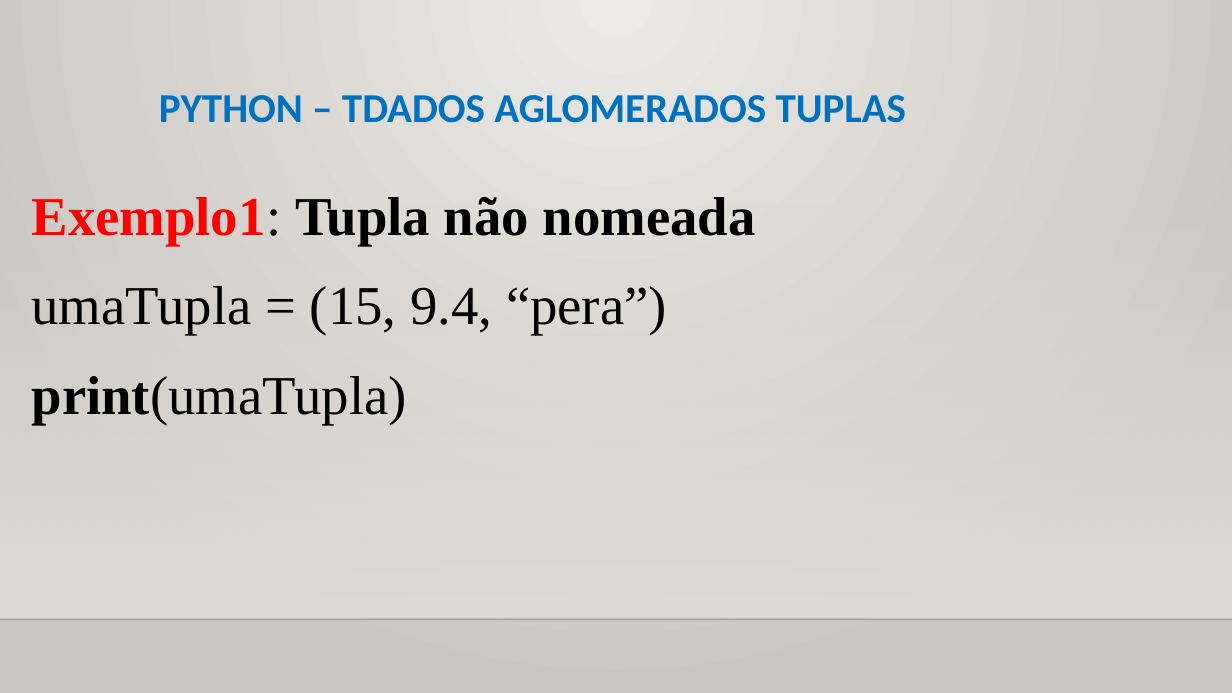
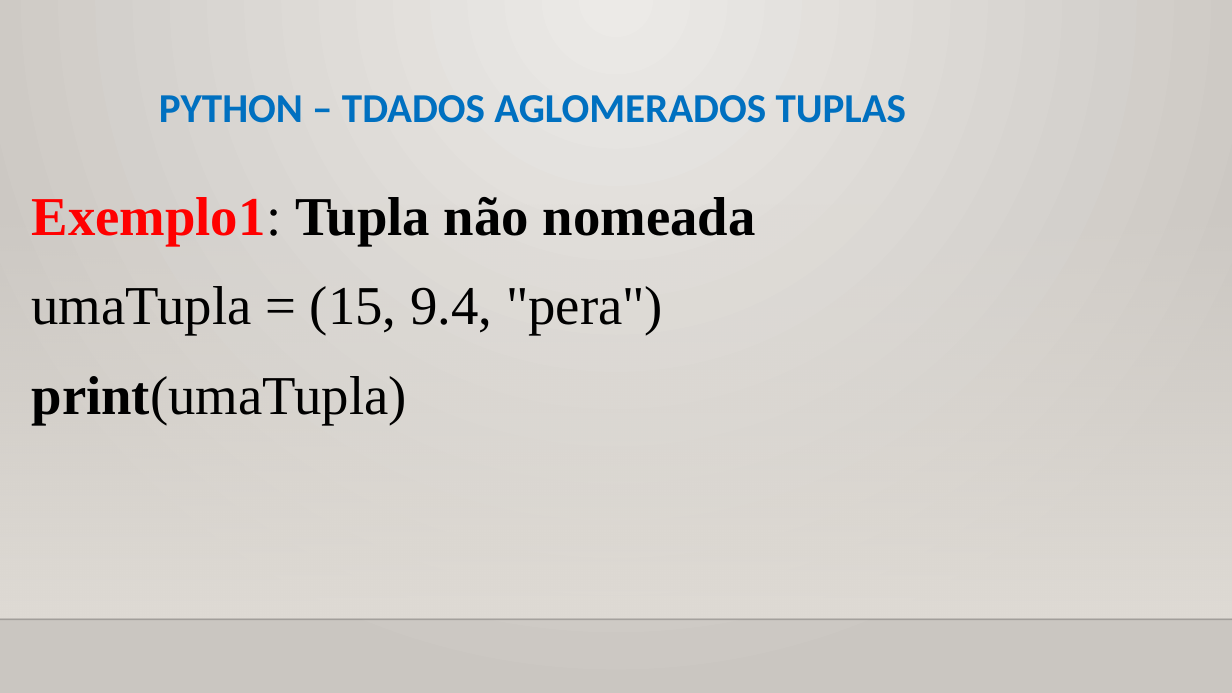
Before and after one commit to CloudEducationBrazil/WydenUniRuyPythonRAD, a slide deck: slide 18 of 01 Classes/Aula 07 RAD Python - Tipos de Dados Aglomerados.pptx. Drawn at 1232x693 pixels with LibreOffice and Linux fonts; fonts in the diff are those of the drawing; background and template pictures are left out. Boxes give left, top, right and bottom in pixels: in the first picture for what was removed or moved away, otherwise in the second. Text is boxed around its words. In the diff, an @@ line names an element or a change of style, - is before the commit and + after.

Commit message:
Python RAD ajustess 25/09/2024 2024.2

```diff
--- a/01 Classes/Aula 07 RAD Python - Tipos de Dados Aglomerados.pptx
+++ b/01 Classes/Aula 07 RAD Python - Tipos de Dados Aglomerados.pptx
@@ text at (32, 286, 663, 335): text changed @@
-umaTupla = (15, 9.4, “pera”)
+umaTupla = (15, 9.4, "pera")
```
Also in this commit, not shown: 3 other slides changed, 2 other files.
